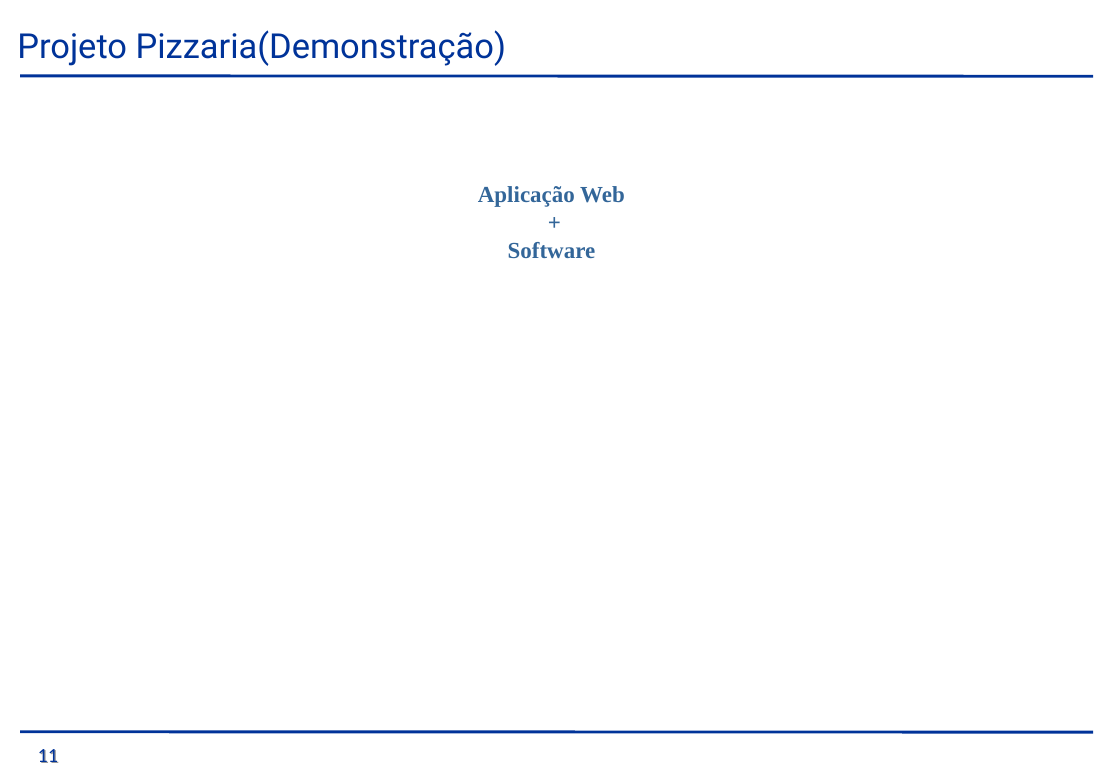
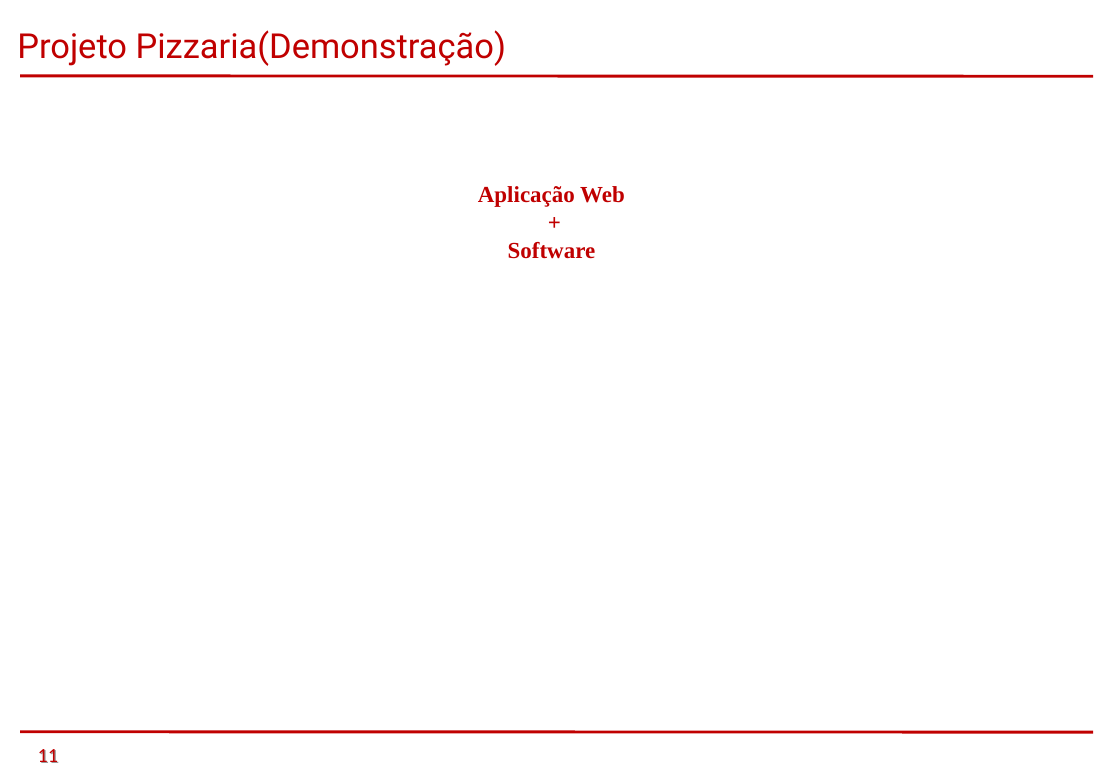
Before and after one commit to saintalex93/tcmpizzaria, a slide deck: slide 11 of PTCC/PTCC/Apresentação/Pizzaria.ppt (slide 13 before the commit). Drawn at 1120x775 pixels with LibreOffice and Linux fonts; fonts in the diff are those of the drawing; background and template pictures are left out. Boxes give left, top, right and bottom in pixels: in the first picture for what was removed or moved away, otherwise in the second. Text is boxed around its words. In the diff, an @@ line names an element or a change of style, - is before the commit and + after.

```diff
--- a/PTCC/PTCC/Apresentação/Pizzaria.ppt
+++ b/PTCC/PTCC/Apresentação/Pizzaria.ppt
@@ text "Projeto Pizzaria(Demonstração)" at bbox=[17, 30, 506, 66]: text colour #003399 to #C00000 @@
@@ line (20, 75) - (1092, 76): stroke #003399 2.01 pt to #C00000 2.01 pt @@
@@ text "Aplicação Web" at bbox=[478, 186, 625, 259]: text colour #336699 to #C00000 @@
@@ line (20, 732) - (1092, 733): stroke #003399 2.01 pt to #C00000 2.01 pt @@
@@ text "11" at bbox=[38, 749, 58, 763]: text colour #003399 to #C00000 @@
```
Also in this commit, not shown: 11 other slides changed, 3 slides removed.
